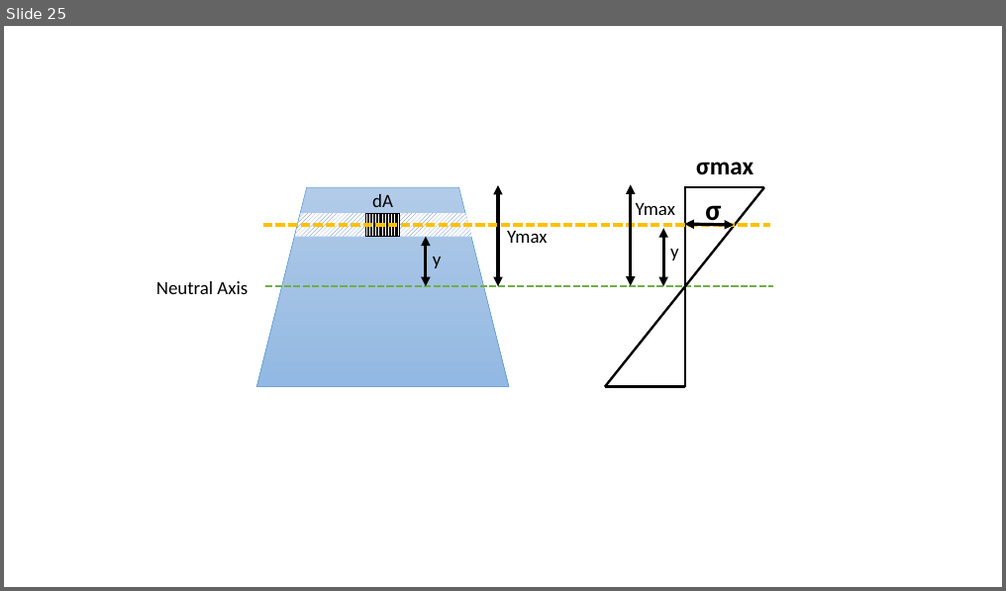
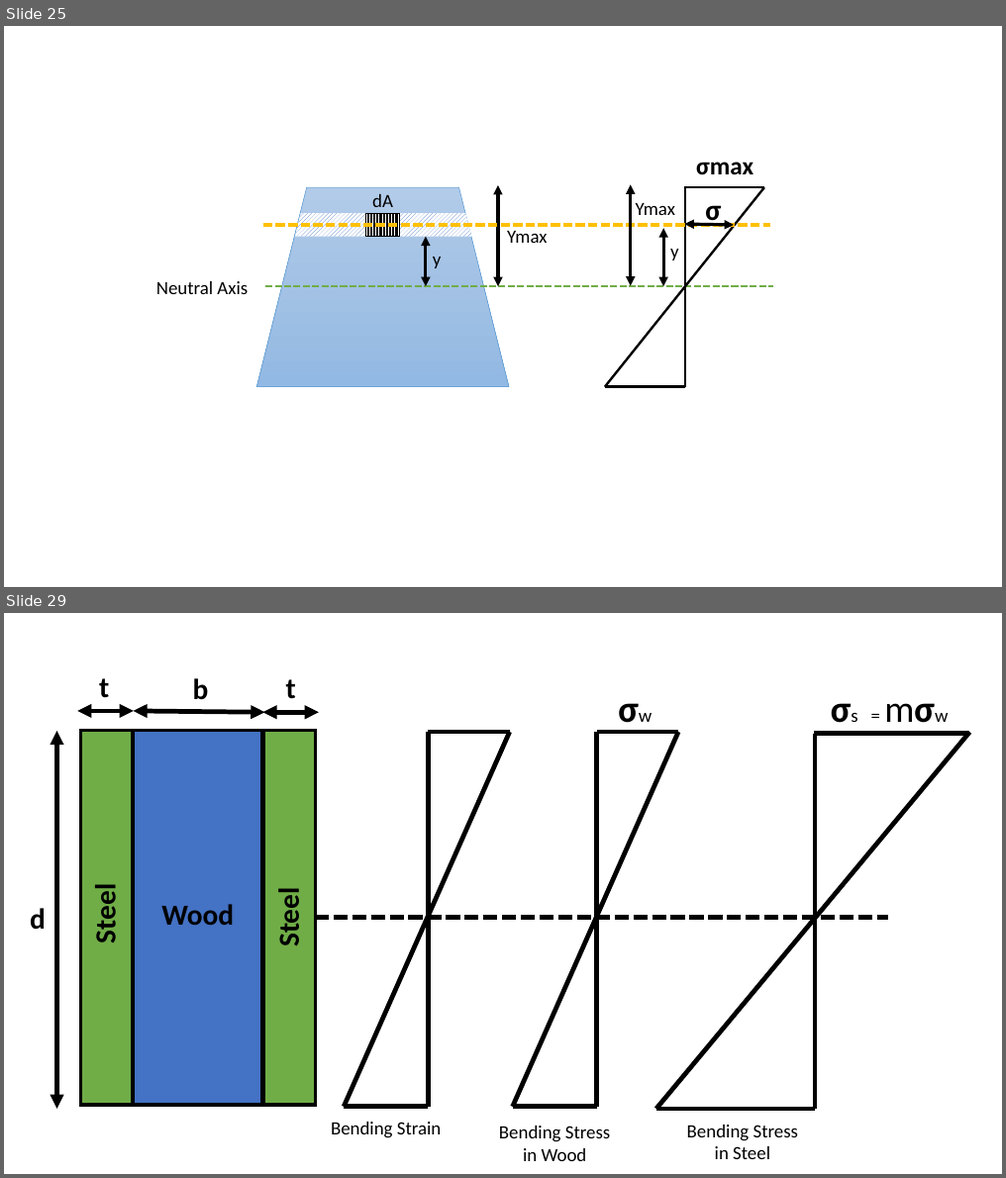
Before and after one commit to Kulasekaran-148/LATEX-Shortnotes-GATE, a slide deck: STRENGTH OF MATERIALS SHORTNOTES/SOM Revision.pptx. Shown one above the other, each under a label of ours: slide 25 before the commit, slides 25 and 29 after it; the slides between them are not shown. The pictures are 1006x591 and 1006x1178 pixels, drawn with LibreOffice and Linux fonts; fonts in the diff are those of the drawing. Boxes give left, top, right and bottom in pixels: in the first picture for what was removed or moved away, otherwise in the second. Text is boxed around its words. In the diff, an @@ line names an element or a change of style, - is before the commit and + after.

```diff
--- a/STRENGTH OF MATERIALS SHORTNOTES/SOM Revision.pptx
+++ b/STRENGTH OF MATERIALS SHORTNOTES/SOM Revision.pptx
@@ slide 29 added at (4, 613, 1002, 1174), background #FFFFFF @@
@@ text added at (99, 678, 109, 698), 28 pt, text #000000, bold @@
+t
@@ text added at (193, 678, 209, 700), 28 pt, text #000000, bold @@
+b
@@ text added at (286, 679, 296, 699), 28 pt, text #000000, bold @@
+t
@@ text added at (611, 681, 660, 735), 36 pt, text #000000, bold @@
+σw
@@ text added at (813, 681, 966, 735), 36 pt, text #000000 @@
+σs = mσw
@@ double arrow added from (57, 731) to (57, 1109), #000000 4.5 pt @@
@@ double arrow added from (77, 711) to (134, 711), #000000 4.5 pt @@
@@ rectangle added at (80, 730, 132, 1105), fill #70AD47, outline #000000 3 pt @@
@@ rectangle added at (134, 730, 263, 1105), fill #4472C4, outline #000000 3 pt @@
@@ double arrow added from (134, 711) to (264, 713), #000000 4.5 pt @@
@@ rectangle added at (263, 730, 316, 1105), fill #70AD47, outline #000000 3 pt @@
@@ double arrow added from (263, 713) to (319, 713), #000000 4.5 pt @@
@@ line added from (509, 732) to (344, 1107), #000000 4.5 pt @@
@@ line added from (429, 732) to (429, 1107), #000000 4.5 pt @@
@@ line added from (429, 732) to (509, 732), #000000 4.5 pt @@
@@ line added from (678, 732) to (512, 1107), #000000 4.5 pt @@
@@ line added from (597, 732) to (597, 1107), #000000 4.5 pt @@
@@ line added from (597, 732) to (678, 732), #000000 4.5 pt @@
@@ line added from (969, 732) to (656, 1109), #000000 4.5 pt @@
@@ line added from (814, 734) to (969, 734), #000000 4.5 pt @@
@@ line added from (815, 735) to (815, 1109), #000000 4.5 pt @@
@@ text added at (30, 908, 46, 930), 28 pt, text #000000, bold @@
+d
@@ text added at (88, 891, 124, 942), 28 pt, text #000000, bold @@
+Steel
@@ text added at (161, 904, 234, 925), 28 pt, text #000000, bold @@
+Wood
@@ text added at (271, 895, 307, 945), 28 pt, text #000000, bold @@
+Steel
@@ line added from (109, 918) to (888, 918), #000000 4.5 pt dashed @@
@@ line added from (344, 1107) to (429, 1107), #000000 4.5 pt @@
@@ line added from (512, 1107) to (597, 1107), #000000 4.5 pt @@
@@ line added from (656, 1109) to (815, 1109), #000000 4.5 pt @@
@@ text added at (331, 1122, 442, 1139), 18 pt, text #000000 @@
+Bending Strain
@@ text added at (499, 1126, 610, 1161), 18 pt, text #000000 @@
+Bending Stress
+in Wood
@@ text added at (687, 1125, 798, 1159), 18 pt, text #000000 @@
+Bending Stress
+in Steel
```
Also in this commit, not shown: 3 other slides added, 6 other files.
